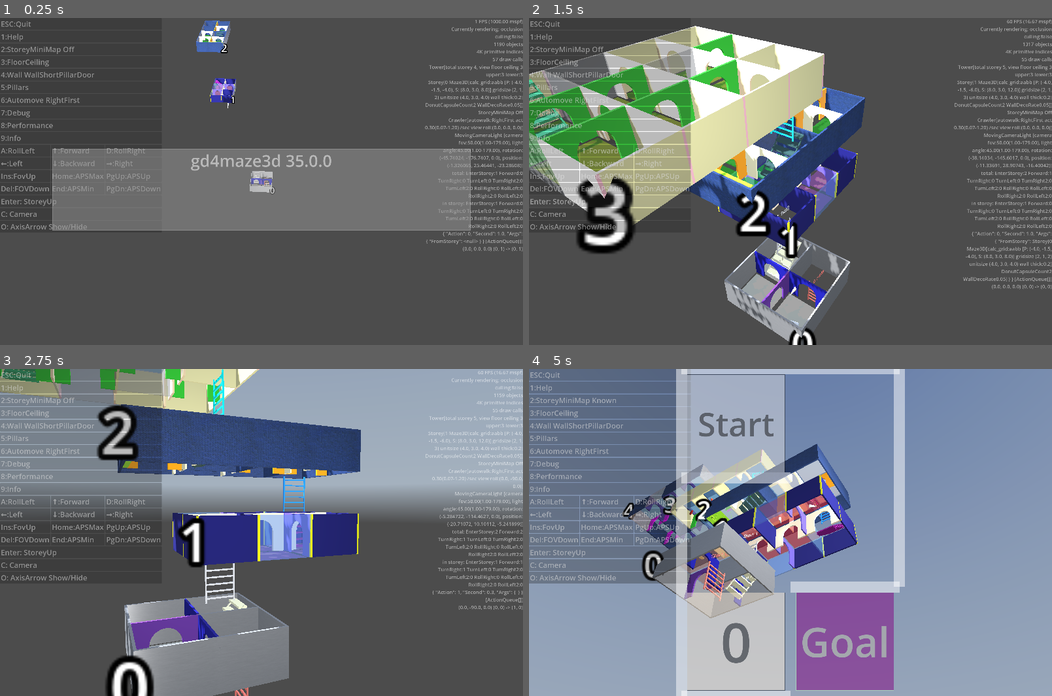
Above: before the commit, frames 1-4 (two rows, left to right).
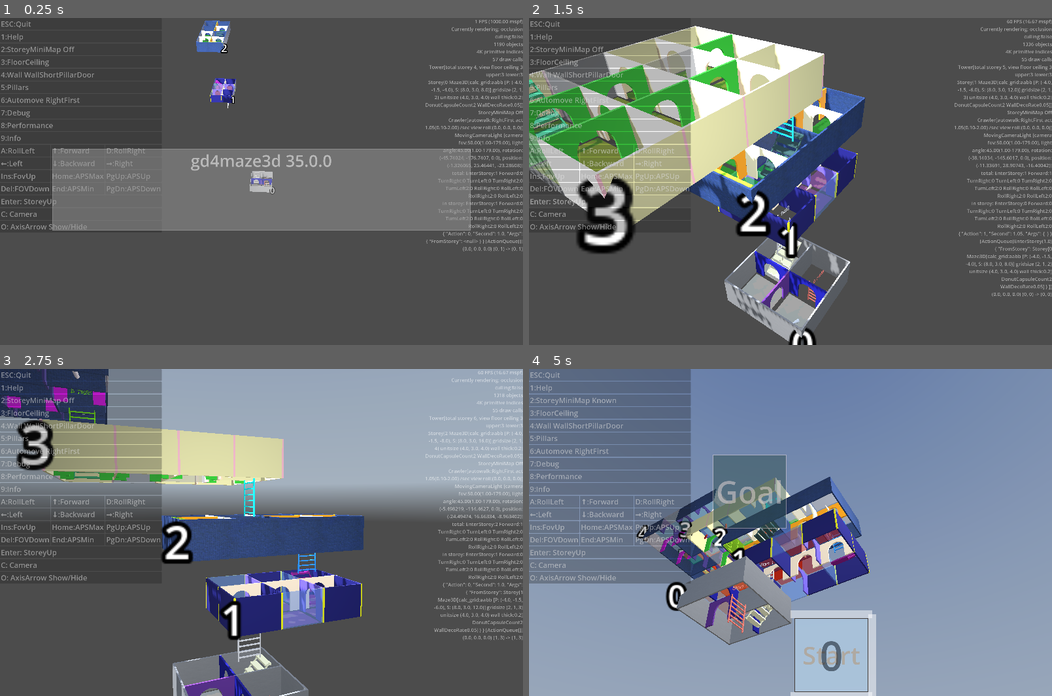
Above: after the commit, the same moments.

Repository: kasworld/gd4maze3d
Game: Godot game, scene res://main.tscn
Two runs of this game, one before a commit and one after it. Both use one fixed random seed, a clock stepped at 60 frames per second and the inputs below. A sky picture missing from this copy of the repository is replaced by a grey-blue gradient.
Inputs (mouse positions are in pixels of both pictures, inside the frame that each line leads up to):
- Up to frame 1 (0.25 s): no input
- Up to frame 2 (1.5 s): click "Enter: StoreyUp" at 0.5 s; click "Enter: StoreyUp" at 1.25 s
- Up to frame 3 (2.75 s): tap Enter at 2 s; move the mouse to (376, 516) at 2.02 s; hold Right from 2.03 s (still down); tap Q at 2.1 s; click (376, 516) at 2.17 s
- Up to frame 4 (5 s): move the mouse to (685, 548) at 2.77 s; release Right at 2.78 s; hold Down 2.78-3.53 s; tap E at 2.85 s; move the mouse to (842, 460) at 3.52 s; hold Right 3.53-4.28 s; tap 1 at 3.6 s; move the mouse to (764, 597) at 4.27 s; hold Up from 4.28 s (still down); tap 2 at 4.35 s; click (764, 597) at 4.42 s

The runs differ from the first frame. In frame 1, less than 0.1% of the frame differs, in the area x 81-87%, y 33-34%; in frame 2, 0.8%; in frame 3, 37%, in the area x 0-100%, y 0-100%; in frame 4, 35%.
Error in both runs: Invalid call. Nonexistent function 'enqueue_with_speed' in base 'RefCounted (ActionQueue)'. (res://main.gd:183)

Commit message:
change action_second init min max

Diff:
--- a/crawler/action_queue.gd
+++ b/crawler/action_queue.gd
@@ -27,9 +27,9 @@
 var queue :Array
 var action_second :ClampedFloat
 
-## second :action_second = ClampedFloat.new(second,second/range_mod,second*range_mod)
-func _init(second :float = 1.0, range_mod :float = 2.0) -> void:
-	action_second = ClampedFloat.new(second,second/range_mod,second*range_mod)
+## action_second = ClampedFloat.new((min+max)/2,min,max)
+func _init(amin :float = 0.2, amax :float = 2.0) -> void:
+	action_second = ClampedFloat.new((amin+amax)/2,amin,amax)
 
 func rand_action_second() -> void:
 	action_second.rand_clamp()
--- a/crawler/crawler.gd
+++ b/crawler/crawler.gd
@@ -83,9 +83,9 @@
 	dir_src = Maze.Dir.North
 	current_action.clear()
 	if n == p_num:
-		action_queue = ActionQueue.new(0.3,4.0)
+		action_queue = ActionQueue.new(0.1,2.0)
 	else :
-		action_queue = ActionQueue.new(0.5,2.0)
+		action_queue = ActionQueue.new(0.2,3.0)
 	crawler_num = n
 	player_num = p_num
 	$MeshInstance3D.mesh.material.albedo_color = co
